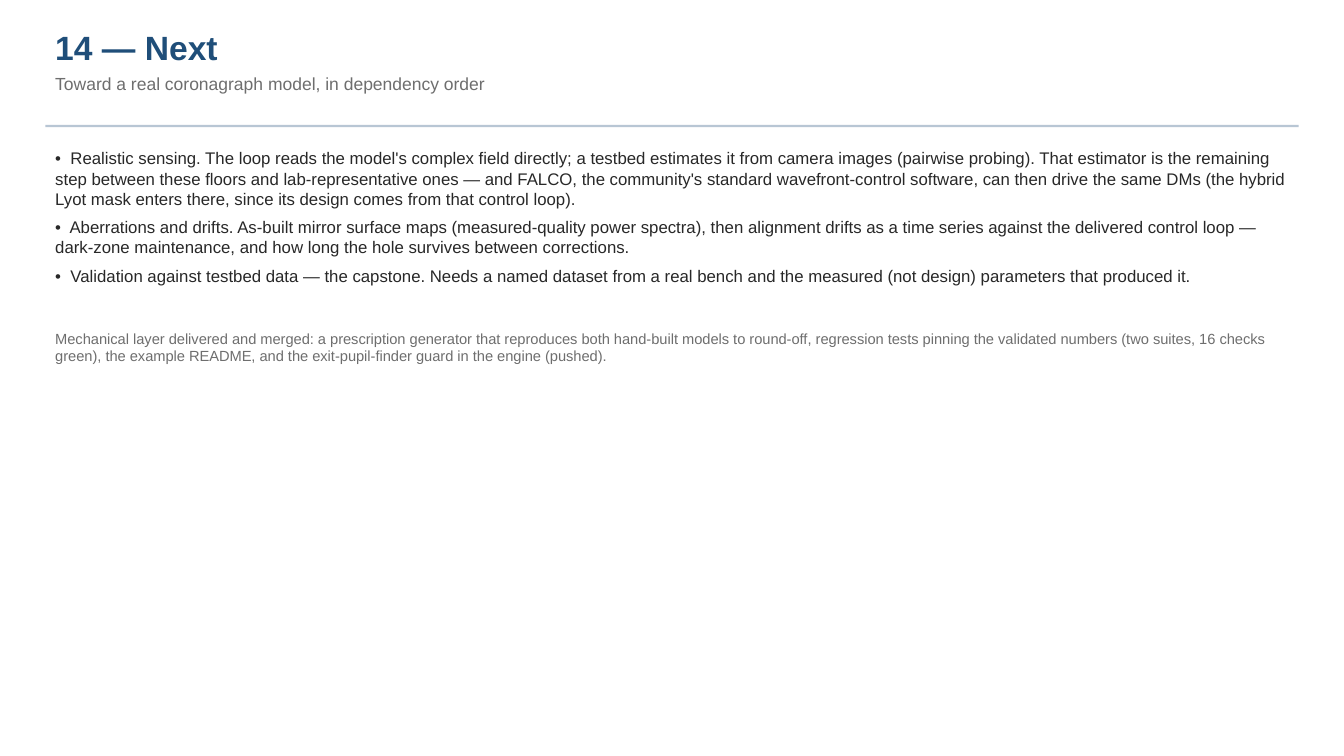
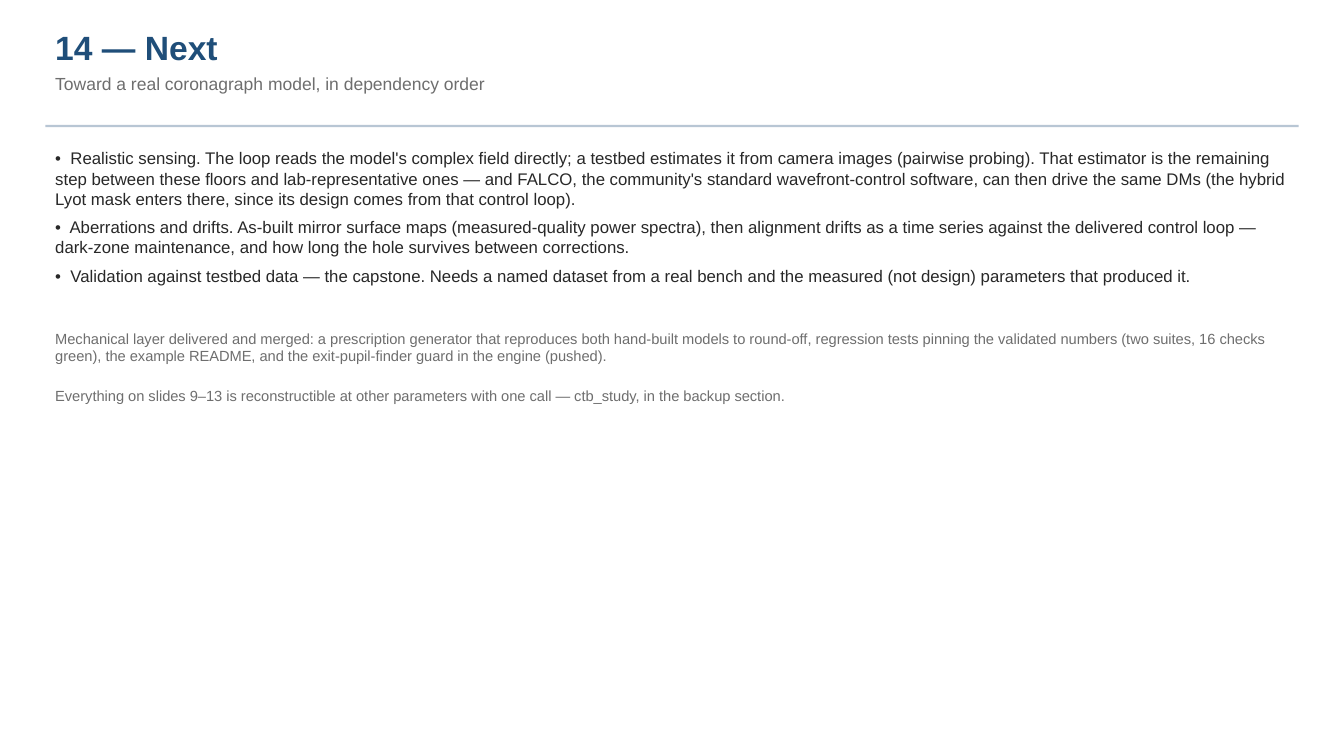
Before and after one commit to nasa-jpl/MACOS_resources, a slide deck: slide 15 of mmacos/templates/30_instruments/bench_ctb/deck_ctb.pptx. Drawn at 1344x756 pixels with LibreOffice and Linux fonts; fonts in the diff are those of the drawing. Boxes give left, top, right and bottom in pixels: in the first picture for what was removed or moved away, otherwise in the second. Text is boxed around its words. In the diff, an @@ line names an element or a change of style, - is before the commit and + after.

```diff
--- a/mmacos/templates/30_instruments/bench_ctb/deck_ctb.pptx
+++ b/mmacos/templates/30_instruments/bench_ctb/deck_ctb.pptx
@@ text added at <box>55,390,785,404</box>, 10.5 pt, text #6E6E6E @@
+Everything on slides 9–13 is reconstructible at other parameters with one call — ctb_study, in the backup section.
```
Also in this commit, not shown: 1 other slide changed, 1 slide added, 11 other files.
